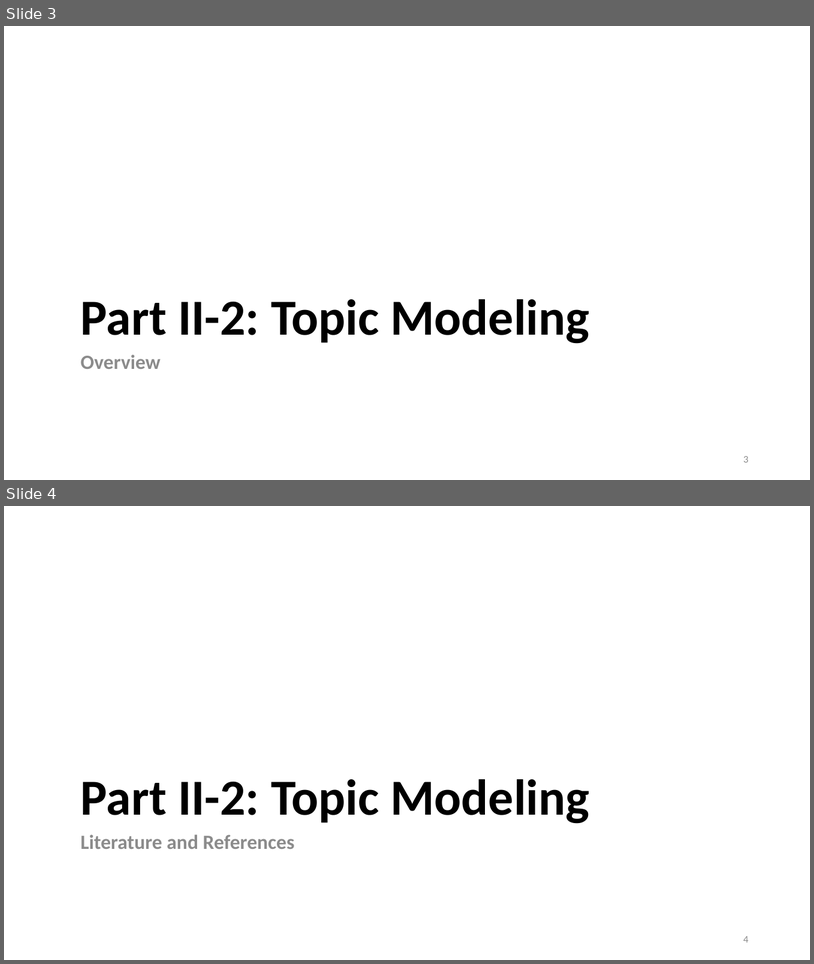
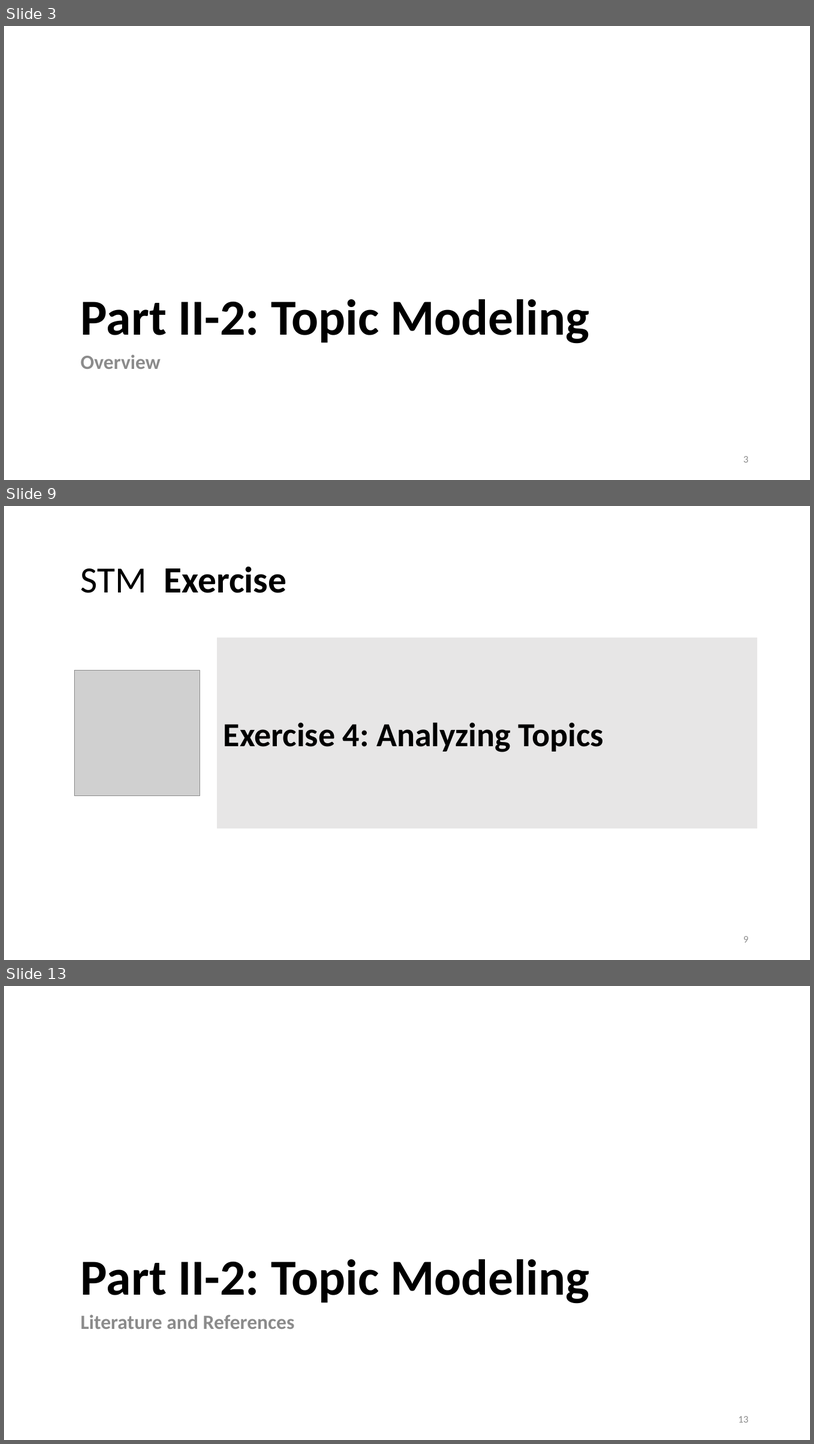
Before and after one commit to lisa-wm/consulting, a slide deck: 5_seminar/Contents_Part_02/slides/slides_II_2.pptx. Shown one above the other, each under a label of ours: slides 3 and 4 before the commit, slides 3, 9 and 13 after it; the slides between them are not shown. The pictures are 814x964 and 814x1444 pixels, drawn with LibreOffice and Linux fonts; fonts in the diff are those of the drawing; grey boxes stand for pictures. Boxes give left, top, right and bottom in pixels: in the first picture for what was removed or moved away, otherwise in the second. Text is boxed around its words. In the diff, an @@ line names an element or a change of style, - is before the commit and + after.

```diff
--- a/5_seminar/Contents_Part_02/slides/slides_II_2.pptx
+++ b/5_seminar/Contents_Part_02/slides/slides_II_2.pptx
@@ slide 9 added at (4, 506, 810, 960), background #FFFFFF @@
@@ title added at (81, 566, 287, 593), 44 pt, text #000000, bold @@
+STM Exercise
@@ rectangle added at (218, 638, 757, 828), fill #E7E6E6, outline #E7E6E6 1.5 pt, 40 pt, text #000000, bold @@
+Exercise 4: Analyzing Topics
@@ picture added at (75, 670, 200, 795) @@
@@ page number added at (744, 936, 749, 942), 12 pt, text #8C8C8C @@
+9
@@ what was slide 4 is now slide 13 @@
@@ page number at (738, 1416, 749, 1422): text changed @@
-4
+13
```
Also in this commit, not shown: 1 slide changed, 8 other slides added, 5 other files.
